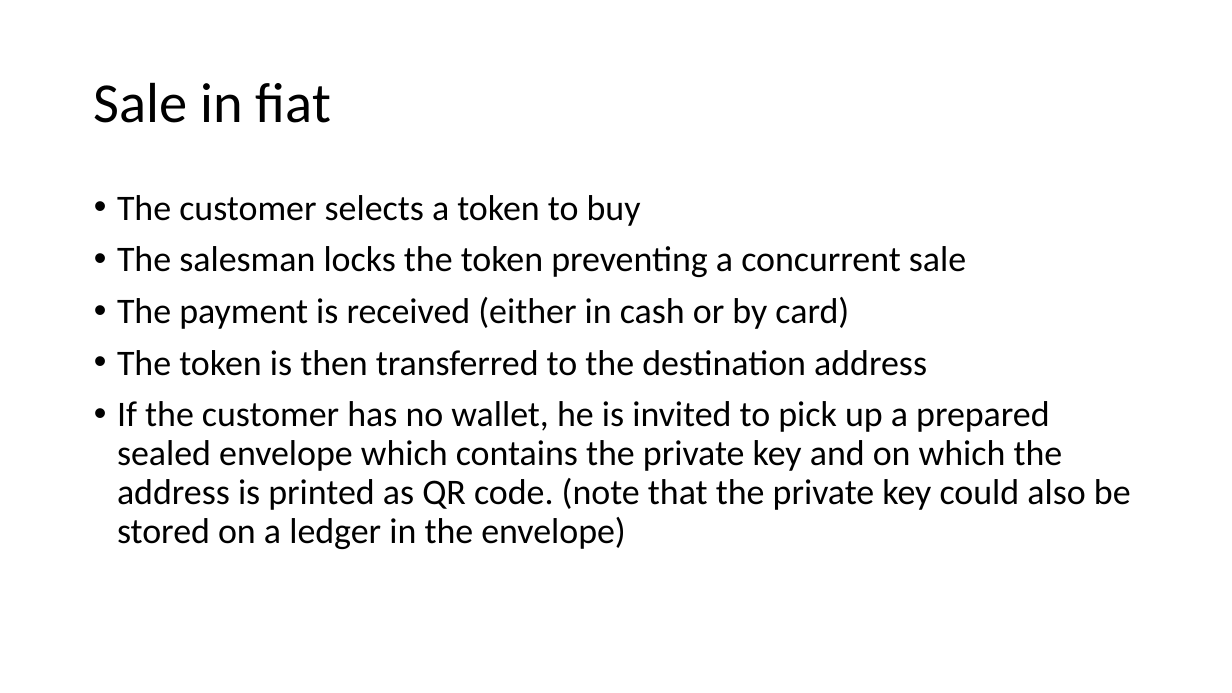
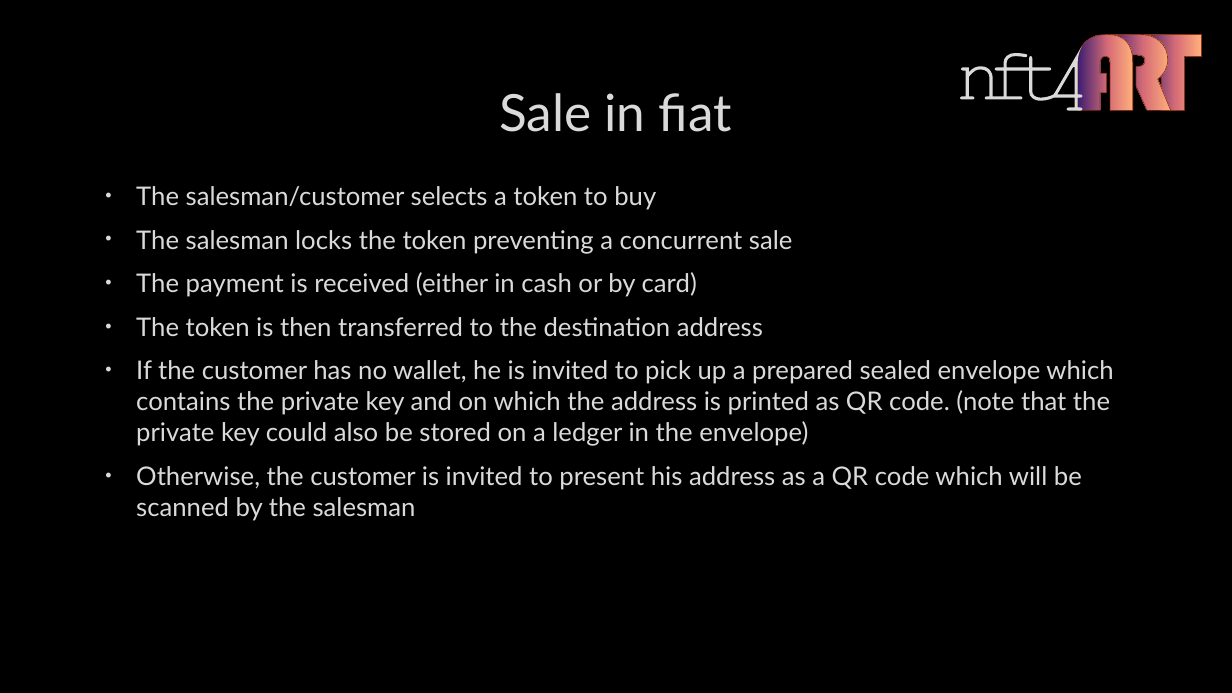
Before and after one commit to PhilippeMeyer/nft4Art, a slide deck: slide 3 of specs.pptx. Drawn at 1232x693 pixels with LibreOffice and Linux fonts; fonts in the diff are those of the drawing; background and template pictures are left out. Boxes give left, top, right and bottom in pixels: in the first picture for what was removed or moved away, otherwise in the second. Text is boxed around its words. In the diff, an @@ line names an element or a change of style, - is before the commit and + after.

```diff
--- a/specs.pptx
+++ b/specs.pptx
@@ background #FFFFFF to picture (left out) @@
@@ group added at <box>960,34,1202,111</box>: 5 freeform shapes @@
@@ title "Sale in fiat": place and size @@
-title "Sale in fiat" at <box>94,82,331,123</box>
+title "Sale in fiat" at <box>499,93,732,132</box>
@@ title "Sale in fiat" at <box>499,93,732,132</box>: size 44 to 40 pt, font Calibri to Lato, text colour #000000 to #DADADA, letter outline none to #404040 0.75 pt; alignment left to centre; line spacing 0.9 to 1 @@
@@ text "The salesman/customer selects a token ...": place and size @@
-text "The salesman/customer selects a token ..." at <box>117,195,1131,549</box>
+text "The salesman/customer selects a token ..." at <box>136,186,1113,521</box>
@@ text at <box>136,186,656,210</box>: text changed; size 28 to 20 pt; font Calibri to Lato; text colour #000000 to #DADADA @@
-• The customer selects a token to buy
+• The salesman/customer selects a token to buy
@@ text at <box>136,230,1113,446</box>: size 28 to 20 pt, font Calibri to Lato, text colour #000000 to #DADADA, letter outline none to #404040 0.75 pt in "The salesman locks the token preventing a ...", "The payment is received (either in cash ...", "The token is then transferred to the ...", "If the customer has no wallet, he ..."; indent changed; line spacing 0.9 to 1 @@
@@ text at <box>136,466,1082,521</box>: paragraph added @@
+• Otherwise, the customer is invited to present his address as a QR code which will be scanned by the salesman
```
Also in this commit, not shown: 10 other slides changed, 3 slides added, 2 slides removed.
